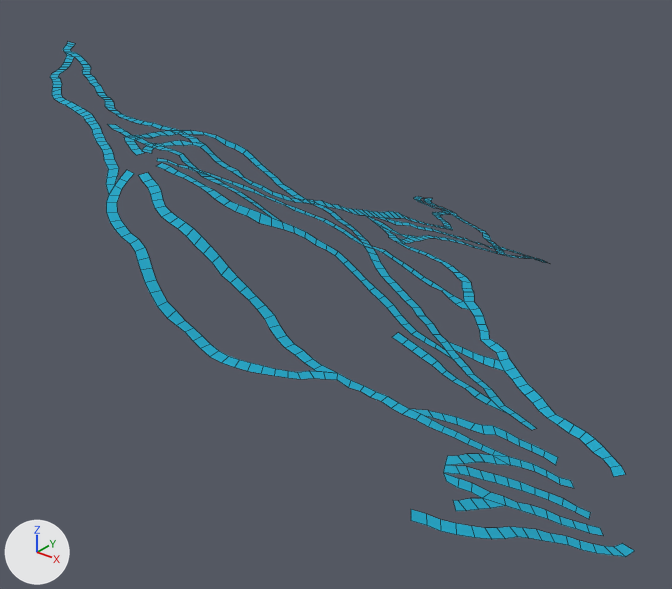
One commit to the OBJ model models/blue.obj: the scene before it, then after it.
Both versions are drawn from a 50 mm camera at (28.3, -32.1, 24.8) aimed at (0.9, 2.1, 3.6). Every picture has the same lights, and +X, +Y and +Z are marked at lower left. Mesh edges are drawn as thin lines. Where no turn or scale is listed for an object, it has been applied to the vertices. Vertices at the same position are counted once.

The older version as bpy lines, for what is in view:
```python
me_blue = bpy.data.meshes.new('blue')
me_blue.from_pydata(...)  # 1133 vertices, 566 faces; spans x -20.3..20.7, y -12.2..20.7, z 2.2..13.9
me_blue.materials.append(mat_material__69)  # cyan #0da7c8
ob_blue = bpy.data.objects.new('blue', me_blue)
ob_blue.location = (0.0, 0.0, 0.0)
```
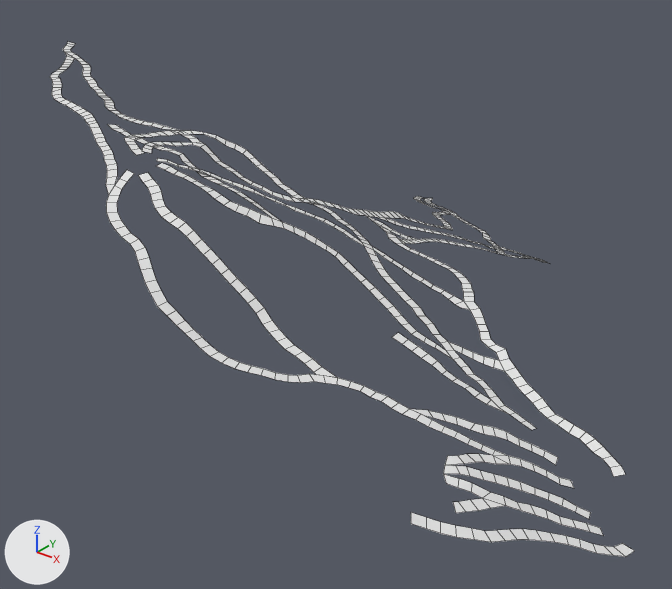
Boxes (x1, y1, x2, y2) around the edits, measured in the pictures (672 x 589 px; the box of a moved part takes in the faces that stretch with it):
part 1 of me_blue, moved or reshaped
    before: (87, 120, 604, 553)
    after: (86, 120, 604, 553)
part 2 of me_blue, moved or reshaped
    before: (65, 52, 104, 92)
    after: (65, 52, 104, 93)
part 3 of me_blue, recoloured (cyan to white)
    both: (50, 42, 634, 557)

The edits, one by one:
me_blue is used by ob_blue; location (0.0, 0.0, 0.0).
me_blue had 1133 vertices, 566 faces and spanned x -20.3..20.7, y -12.2..20.7, z 2.2..13.9.
me_blue now has 1130 vertices, 566 faces and spans x -20.3..20.7, y -12.2..20.7, z 2.2..13.9.
Part 1, on me_blue:
7 vertices are removed from x -3.3..14.7, y -9.2..0.9, z 5.2..11.0.
10 faces are deleted.
77 vertices in x -6.7..18.0, y -12.2..8.6, z 4.4..12.1 move by (0.0, 0.0, -0.1).
38 vertices in x 1.2..17.1, y -11.5..8.0, z 4.8..9.9 move by (0.0, 0.0, -0.2).
9 vertices in x -5.7..19.4, y -10.8..1.2, z 3.5..11.8 move by (0.0, 0.0, 0.1).
3 vertices in x 3.2..5.0, y -7.3..0.1, z 7.6..8.6 move by (-0.1, 0.0, -0.1).
27 vertices move from x -8.8..19.3, y -9.4..6.8, z 3.4..12.5 to x -8.9..19.3, y -9.4..6.8, z 3.4..12.5.
4 vertices are added at (-0.2, 0.5, 9.1), (-0.1, 0.9, 9.0), (4.6, 0.4, 7.6), (14.7, -9.2, 5.1).
10 new faces join them.
Part 2, on me_blue:
9 vertices in x -17.4..-13.1, y -1.1..1.3, z 12.9..13.7 move by (0.0, 0.0, -0.2).
8 vertices in x -17.9..-14.8, y -0.4..1.4, z 13.2..13.8 move by (0.0, 0.0, -0.1).
1 vertex moves within x -15.2, y 0.2, z 13.2.
me_blue part 3: 556 faces spanning x -20.3..20.7, y -12.2..20.7, z 2.2..13.9 switch from mat_material__69 (cyan #0da7c8) to no material.
